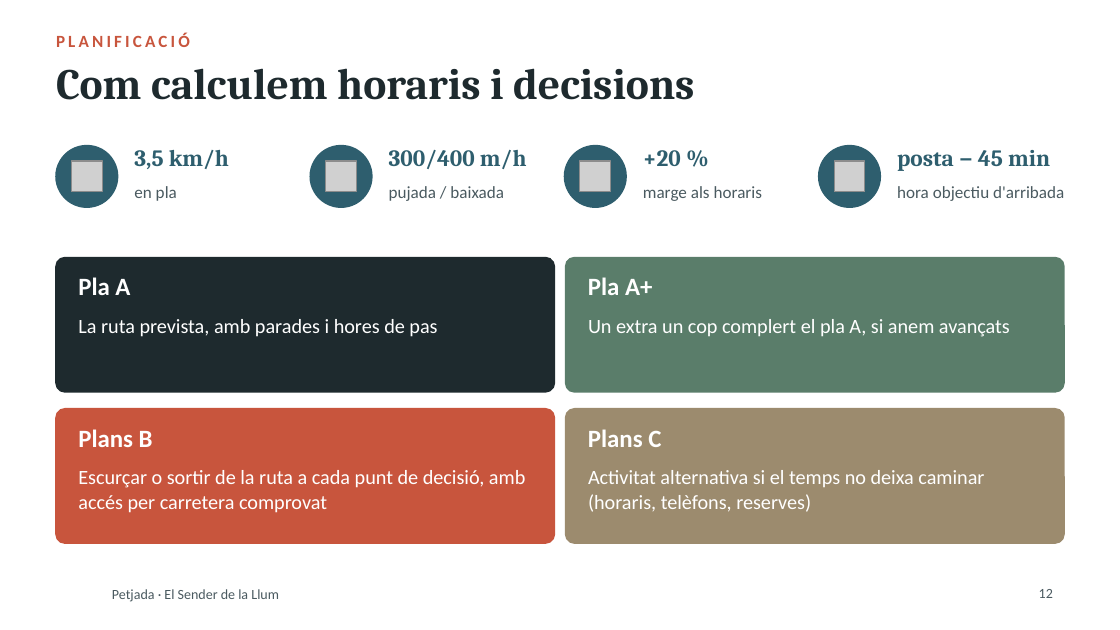
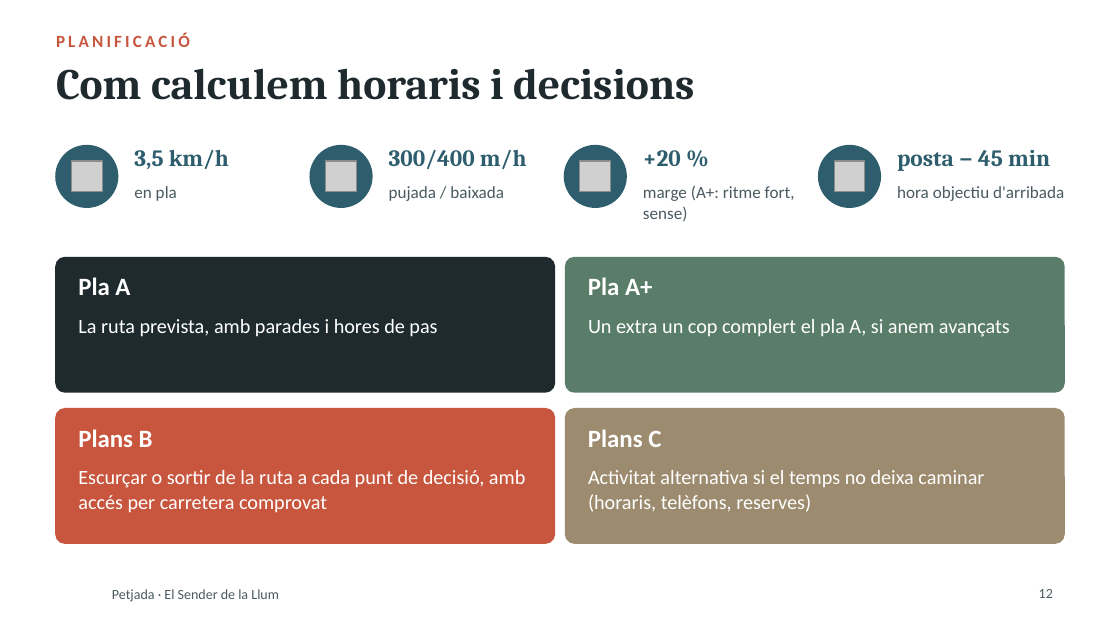
Before and after one commit to stosalca/sender-de-la-llum, a slide deck: slide 12 of Presentacio_2_Petjada.pptx. Drawn at 1120x630 pixels with LibreOffice and Linux fonts; fonts in the diff are those of the drawing; grey boxes stand for pictures; background and template pictures are left out. Boxes give left, top, right and bottom in pixels: in the first picture for what was removed or moved away, otherwise in the second. Text is boxed around its words. In the diff, an @@ line names an element or a change of style, - is before the commit and + after.

```diff
--- a/Presentacio_2_Petjada.pptx
+++ b/Presentacio_2_Petjada.pptx
@@ text at <box>643,185,795,221</box>: text changed @@
-marge als horaris
+marge (A+: ritme fort, sense)
```
Also in this commit, not shown: 7 other slides changed, 3 other files.
